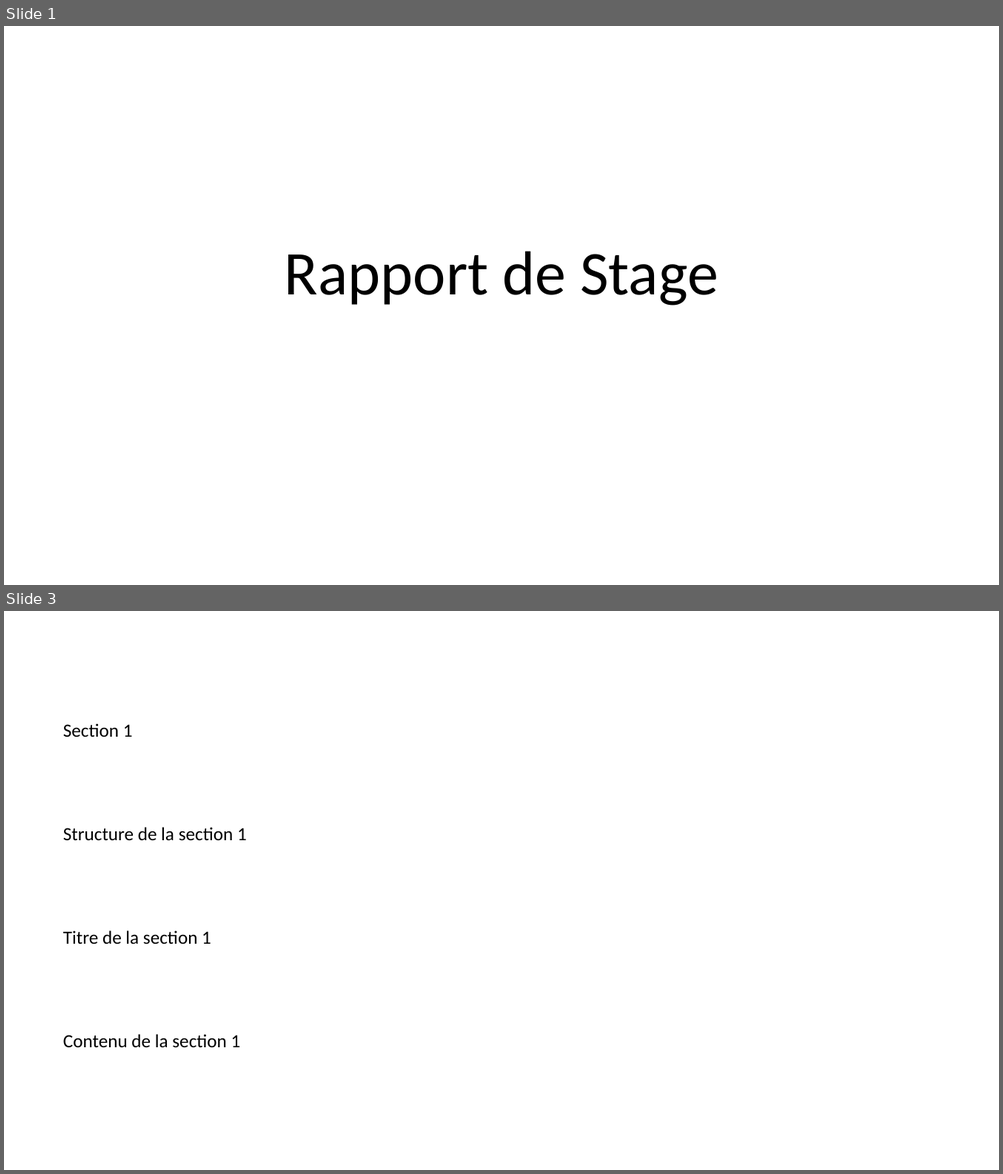
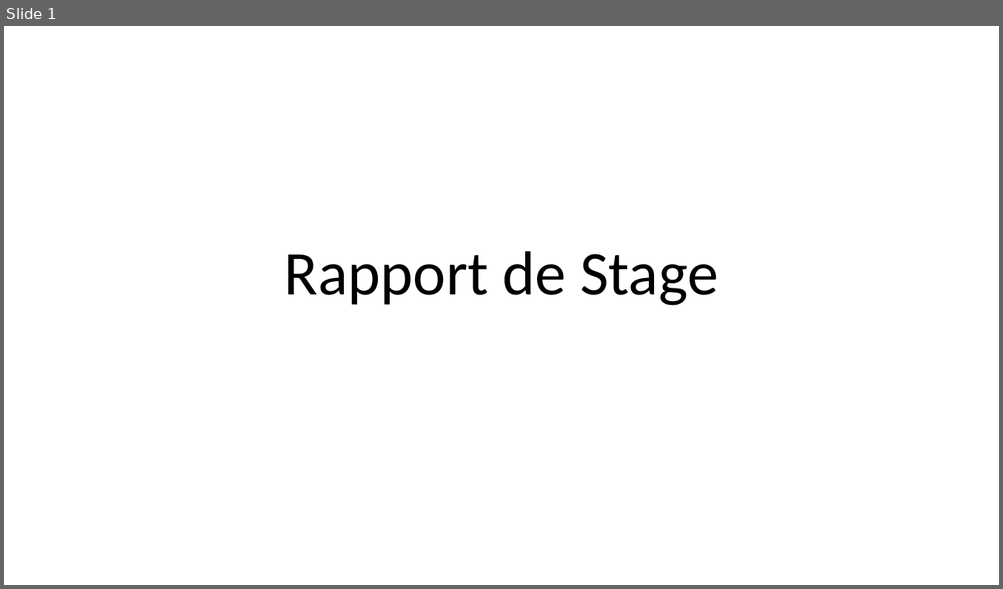
Before and after one commit to Hyogan/cahierCharge, a slide deck: RapportDeStage.pptx. Shown one above the other, each under a label of ours: slides 1 and 3 before the commit, slide 1 after it; the slides between them are not shown. The pictures are 1003x1174 and 1003x589 pixels, drawn with LibreOffice and Linux fonts; fonts in the diff are those of the drawing. Boxes give left, top, right and bottom in pixels: in the first picture for what was removed or moved away, otherwise in the second. Text is boxed around its words. In the diff, an @@ line names an element or a change of style, - is before the commit and + after.

```diff
--- a/RapportDeStage.pptx
+++ b/RapportDeStage.pptx
@@ slide 3 removed at (4, 611, 999, 1170), background #FFFFFF @@
@@ text removed at (63, 723, 133, 737) @@
-Section 1
@@ text removed at (63, 827, 247, 841) @@
-Structure de la section 1
@@ text removed at (63, 931, 211, 945) @@
-Titre de la section 1
@@ text removed at (63, 1034, 241, 1048) @@
-Contenu de la section 1
```
Also in this commit, not shown: 15 other slides removed, 4 other files.
